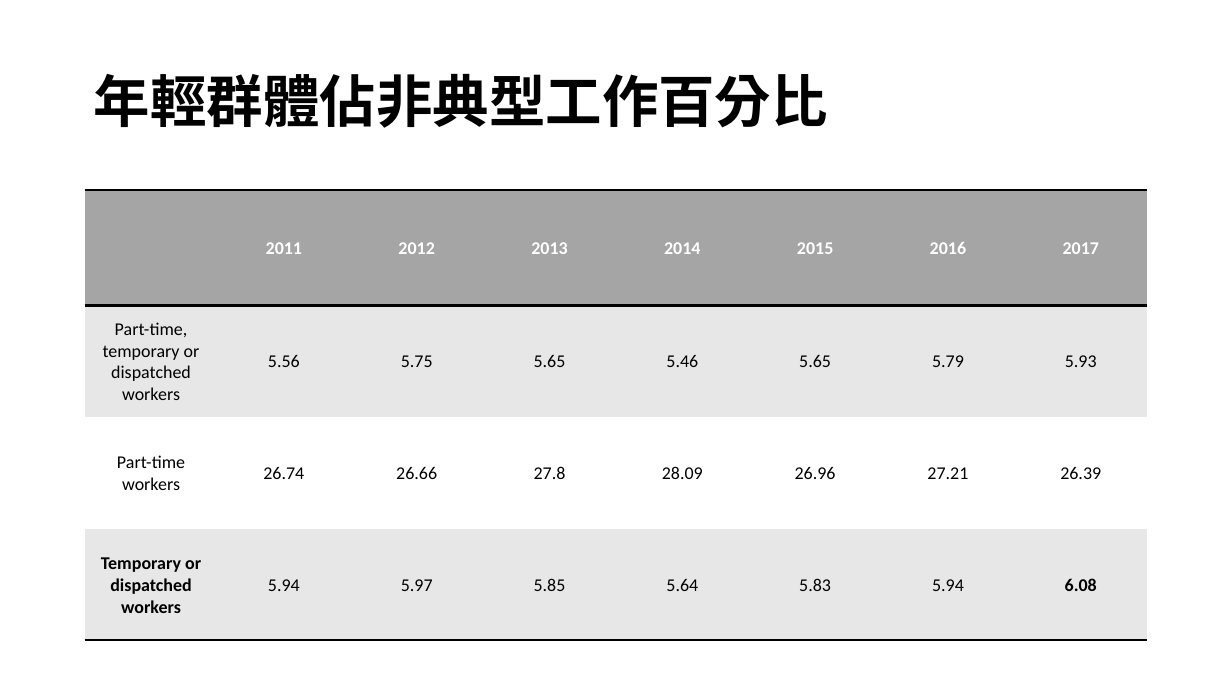
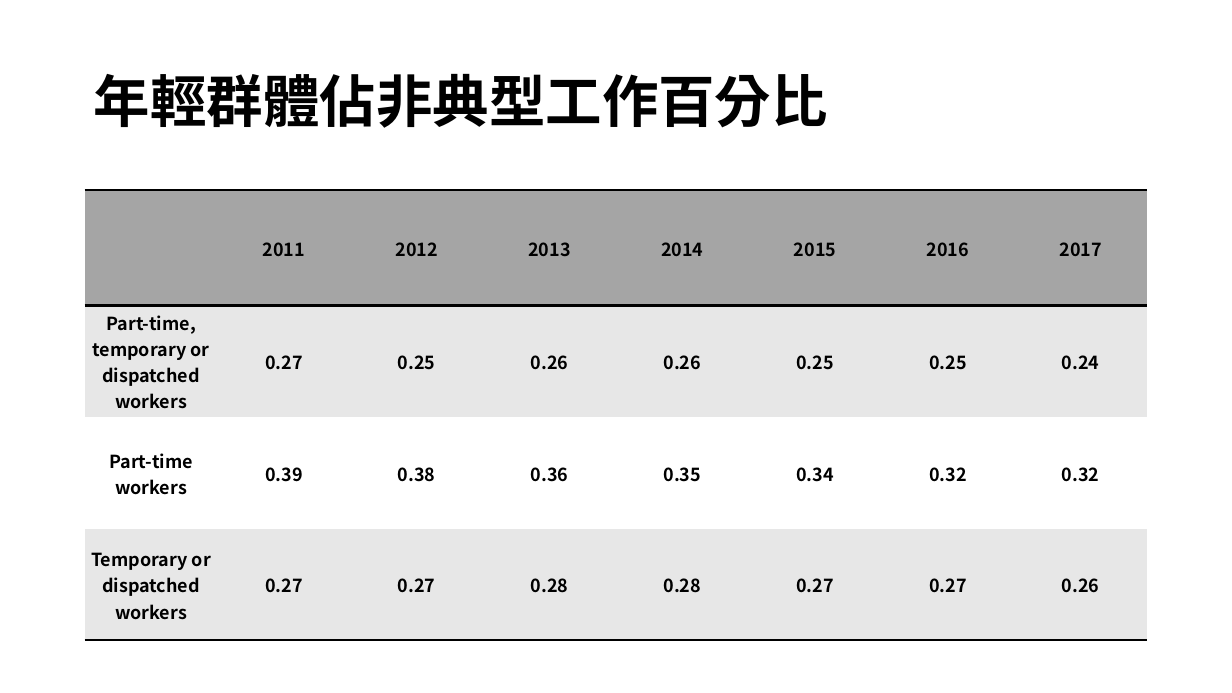
Before and after one commit to hswei0/manpower, a slide deck: slide 8 of result/非典型工作.pptx (slide 6 before the commit). Drawn at 1232x693 pixels with LibreOffice and Linux fonts; fonts in the diff are those of the drawing. Boxes give left, top, right and bottom in pixels: in the first picture for what was removed or moved away, otherwise in the second. Text is boxed around its words. In the diff, an @@ line names an element or a change of style, - is before the commit and + after.

```diff
--- a/result/非典型工作.pptx
+++ b/result/非典型工作.pptx
@@ table at (x1=85, y1=190, x2=1150, y2=640) @@
-row 2: Part-time, temporary or dispatched workers | 5.56 | 5.75 | 5.65 | 5.46 | 5.65 | 5.79 | 5.93
+row 2: Part-time, temporary or dispatched workers | 0.27 | 0.25 | 0.26 | 0.26 | 0.25 | 0.25 | 0.24
-row 3: Part-time workers | 26.74 | 26.66 | 27.8 | 28.09 | 26.96 | 27.21 | 26.39
+row 3: Part-time workers | 0.39 | 0.38 | 0.36 | 0.35 | 0.34 | 0.32 | 0.32
-row 4: Temporary or dispatched workers | 5.94 | 5.97 | 5.85 | 5.64 | 5.83 | 5.94 | 6.08
+row 4: Temporary or dispatched workers | 0.27 | 0.27 | 0.28 | 0.28 | 0.27 | 0.27 | 0.26
@@ font Calibri to Noto Sans CJK TC in "2011", "2012", "2013", "2014" and 6 more places @@
@@ text colour #FFFFFF to #000000 in "2011", "2012", "2013", "2014" and 3 more places @@
@@ bold on in "Part-time, temporary or dispatched workers", "Part-time workers", "Temporary or dispatched workers" @@
```
Also in this commit, not shown: 1 other slide changed, 8 slides added, 10 other files.
